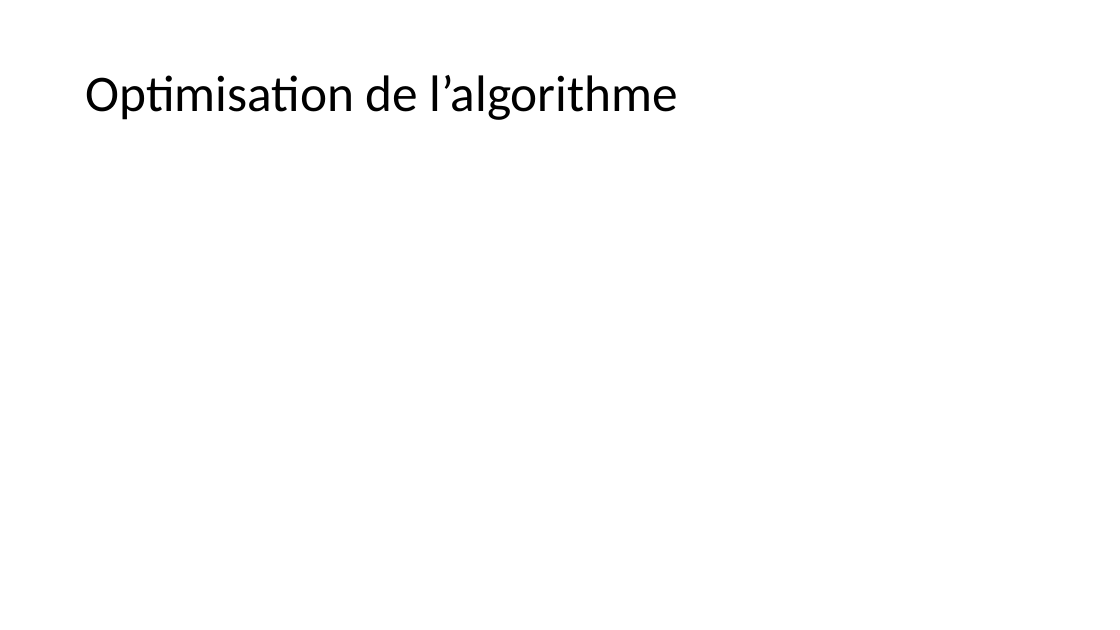
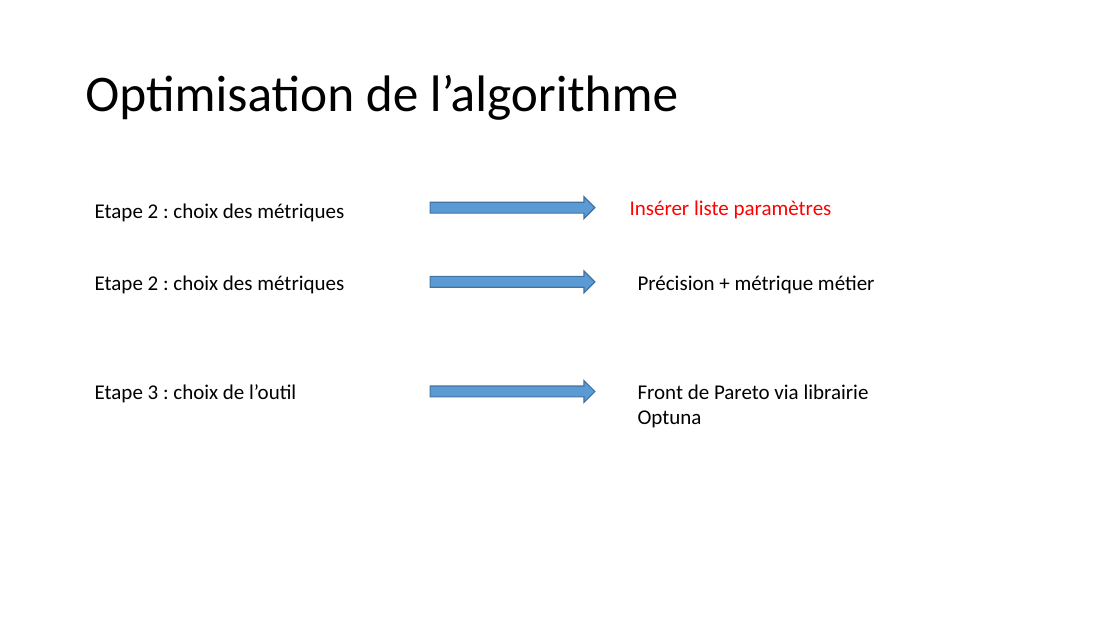
Before and after one commit to JeongJeong-code/P7_scoring, a slide deck: slide 6 of P7_scoring.pptx. Drawn at 1120x630 pixels with LibreOffice and Linux fonts; fonts in the diff are those of the drawing. Boxes give left, top, right and bottom in pixels: in the first picture for what was removed or moved away, otherwise in the second. Text is boxed around its words. In the diff, an @@ line names an element or a change of style, - is before the commit and + after.

```diff
--- a/P7_scoring.pptx
+++ b/P7_scoring.pptx
@@ text added at (95,203,344,222), 18 pt, text #000000 @@
+Etape 2 : choix des métriques
@@ right arrow added at (430,197,595,218), fill #5B9BD5, outline #43739E 1 pt @@
@@ text added at (630,200,832,219), 18 pt, text #FF0000 @@
+Insérer liste paramètres
@@ text added at (95,275,344,294), 18 pt, text #000000 @@
+Etape 2 : choix des métriques
@@ right arrow added at (430,271,595,293), fill #5B9BD5, outline #43739E 1 pt @@
@@ text added at (638,275,875,294), 18 pt, text #000000 @@
+Précision + métrique métier
@@ text added at (95,384,296,403), 18 pt, text #000000 @@
+Etape 3 : choix de l’outil
@@ right arrow added at (430,381,595,402), fill #5B9BD5, outline #43739E 1 pt @@
@@ text added at (638,384,869,428), 18 pt, text #000000 @@
+Front de Pareto via librairie Optuna
```
Also in this commit, not shown: 4 other slides changed, 1 slide added, 1 slide removed.
